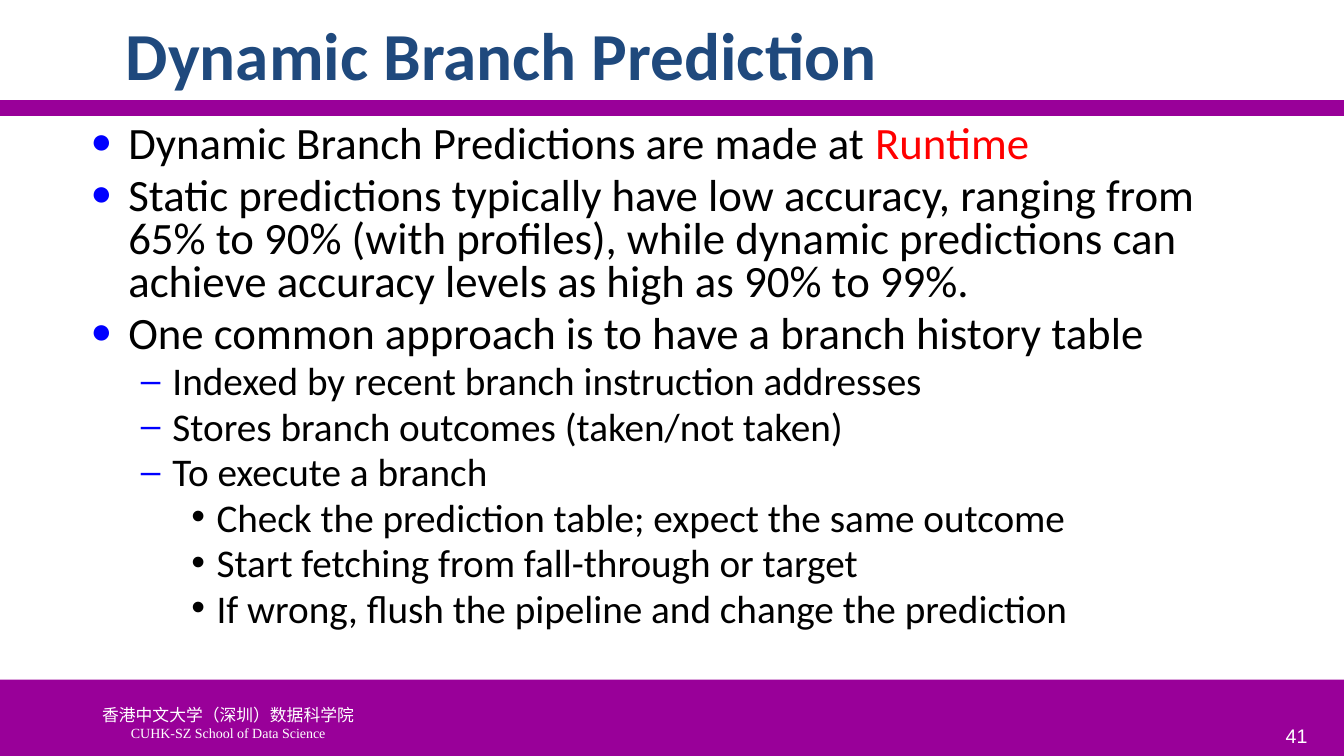
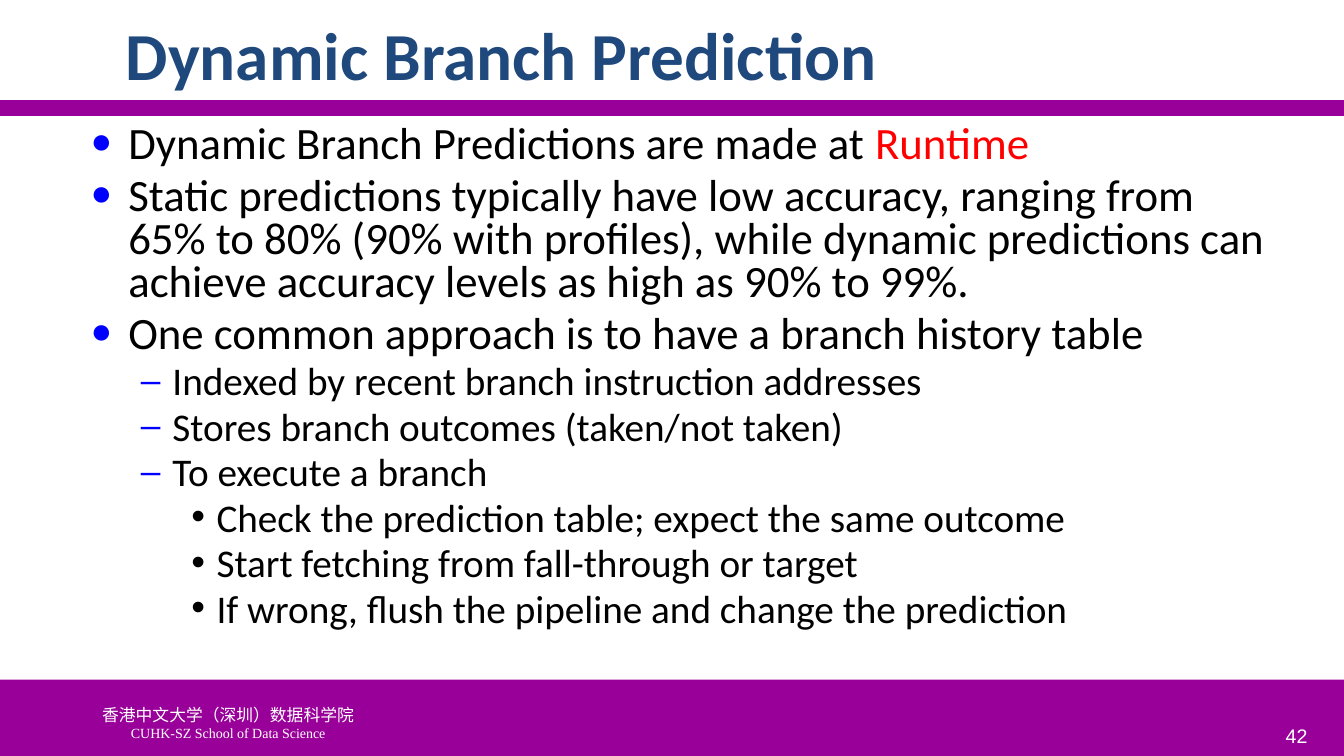
Before and after one commit to SUNCHAOYI923/CMU_CSAPP, a slide deck: slide 42 of slide/CA3060-4-Hazards.pptx (slide 41 before the commit). Drawn at 1344x756 pixels with LibreOffice and Linux fonts; fonts in the diff are those of the drawing; background and template pictures are left out. Boxes give left, top, right and bottom in pixels: in the first picture for what was removed or moved away, otherwise in the second. Text is boxed around its words. In the diff, an @@ line names an element or a change of style, - is before the commit and + after.

```diff
--- a/slide/CA3060-4-Hazards.pptx
+++ b/slide/CA3060-4-Hazards.pptx
@@ text at (128,180,1264,305): text changed @@
-● Static predictions typically have low accuracy, ranging from 65% to 90% (with profiles), while dynamic predictions can achieve accuracy levels as high as 90% to 99%.
+● Static predictions typically have low accuracy, ranging from 65% to 80% (90% with profiles), while dynamic predictions can achieve accuracy levels as high as 90% to 99%.
@@ page number at (1286,729,1308,743): text changed @@
-41
+42
```
Also in this commit, not shown: 2 other slides changed, 3 slides added, 3 other files.
